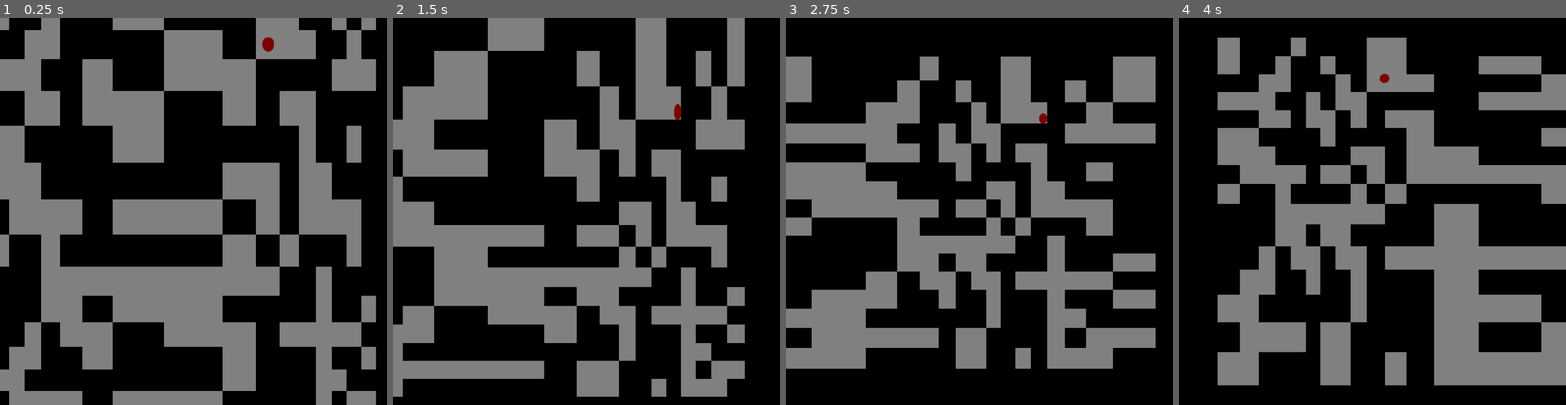
Above: before the commit, frames 1-4 (left to right).
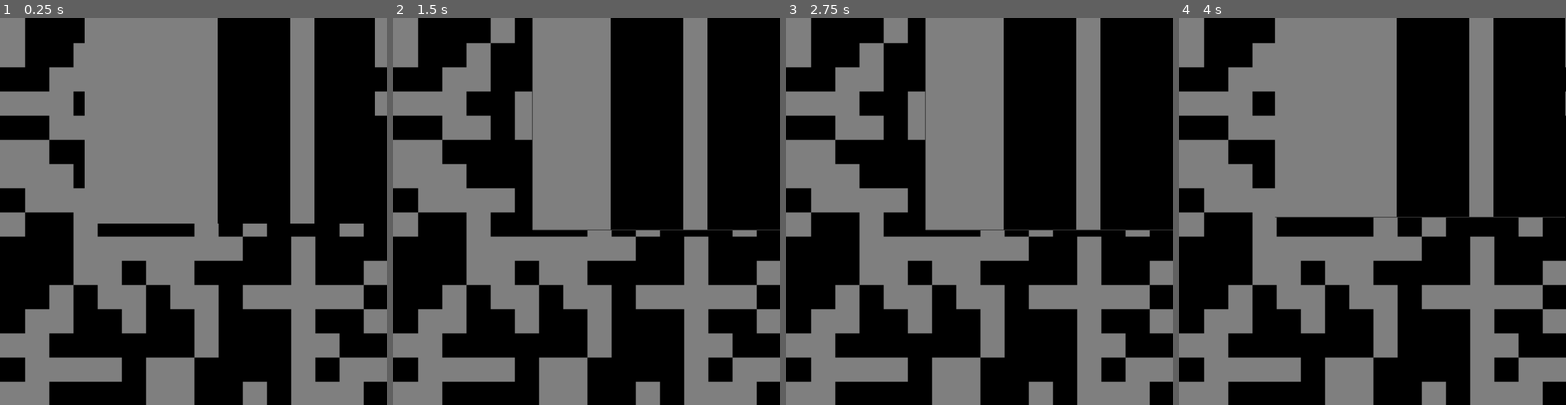
Above: after the commit, the same moments.

Repository: Bonfirium/maze_squeezer
Game: Godot game, scene res://scenes/player.tscn
Two runs of this game, one before a commit and one after it. Both use one fixed random seed, a clock stepped at 60 frames per second and the inputs below.
Inputs:
- Up to frame 1 (0.25 s): no input
- Up to frame 2 (1.5 s): hold D 0.53-1.28 s; hold S from 1.28 s (still down)
- Up to frame 3 (2.75 s): release S at 2.03 s; hold D from 2.03 s (still down)
- Up to frame 4 (4 s): release D at 2.78 s; hold W 2.78-3.53 s; hold A from 3.53 s (still down)

The runs differ from the first frame. In frame 1, 51% of the frame differs, in the area x 0-100%, y 0-100%; in frame 2, 48%; in frame 3, 47%; in frame 4, 51%.

Commit message:
Done viewporting

Diff:
--- a/scenes/player.tscn
+++ b/scenes/player.tscn
@@ -1,51 +1,37 @@
-[gd_scene load_steps=8 format=2]
+[gd_scene load_steps=12 format=2]
 
 [ext_resource path="res://scripts/Root.gd" type="Script" id=1]
 [ext_resource path="res://scripts/Game.gd" type="Script" id=2]
 [ext_resource path="res://scripts/Map.gd" type="Script" id=3]
 [ext_resource path="res://scripts/Player.gd" type="Script" id=4]
-[ext_resource path="res://shaders/junkie.shader" type="Shader" id=5]
+[ext_resource path="res://scripts/Deplacer.gd" type="Script" id=5]
+[ext_resource path="res://shaders/deplacer.shader" type="Shader" id=6]
+[ext_resource path="res://assets/images/_.png" type="Texture" id=7]
+[ext_resource path="res://shaders/deplacement.shader" type="Shader" id=8]
 
-[sub_resource type="ShaderMaterial" id=3]
+[sub_resource type="ShaderMaterial" id=5]
 
 render_priority = 0
-shader = ExtResource( 5 )
+shader = ExtResource( 6 )
 
-[sub_resource type="ViewportTexture" id=1]
+[sub_resource type="ShaderMaterial" id=7]
+
+render_priority = 0
+shader = ExtResource( 8 )
+_sections_unfolded = [ "shader_param" ]
+
+[sub_resource type="ViewportTexture" id=8]
 
 resource_local_to_scene = true
 flags = 0
-viewport_path = NodePath("Game")
+viewport_path = NodePath("Deplacer")
 
 [node name="Root" type="Node" index="0"]
 
 script = ExtResource( 1 )
 
-[node name="Game" type="Viewport" parent="." index="0"]
+[node name="Game" type="Node" parent="." index="0"]
 
-arvr = false
-size = Vector2( 1024, 1024 )
-own_world = false
-world = null
-transparent_bg = false
-msaa = 0
-hdr = true
-disable_3d = true
-usage = 0
-debug_draw = 0
-render_target_v_flip = true
-render_target_clear_mode = 0
-render_target_update_mode = 3
-audio_listener_enable_2d = false
-audio_listener_enable_3d = false
-physics_object_picking = false
-gui_disable_input = false
-gui_snap_controls_to_pixels = true
-shadow_atlas_size = 0
-shadow_atlas_quad_0 = 2
-shadow_atlas_quad_1 = 2
-shadow_atlas_quad_2 = 3
-shadow_atlas_quad_3 = 4
 script = ExtResource( 2 )
 _sections_unfolded = [ "GUI", "Render Target", "Rendering" ]
 width = 16
@@ -63,18 +49,18 @@
 [node name="Deplacer" type="Viewport" parent="." index="1"]
 
 arvr = false
-size = Vector2( 0, 0 )
+size = Vector2( 1024, 1024 )
 own_world = false
 world = null
 transparent_bg = false
 msaa = 0
 hdr = true
-disable_3d = false
-usage = 2
+disable_3d = true
+usage = 0
 debug_draw = 0
 render_target_v_flip = false
 render_target_clear_mode = 0
-render_target_update_mode = 2
+render_target_update_mode = 3
 audio_listener_enable_2d = false
 audio_listener_enable_3d = false
 physics_object_picking = false
@@ -85,12 +71,19 @@
 shadow_atlas_quad_1 = 2
 shadow_atlas_quad_2 = 3
 shadow_atlas_quad_3 = 4
+script = ExtResource( 5 )
+_sections_unfolded = [ "Render Target", "Rendering" ]
 
-[node name="Sprite" type="Sprite" parent="Deplacer" index="0"]
+[node name="PlayerDeplace" type="Sprite" parent="Deplacer" index="0"]
+
+material = SubResource( 5 )
+scale = Vector2( 24, 24 )
+texture = ExtResource( 7 )
+_sections_unfolded = [ "Material", "Transform" ]
 
 [node name="PostProcessor" type="Sprite" parent="." index="2"]
 
-material = SubResource( 3 )
+material = SubResource( 7 )
 position = Vector2( 512, 512 )
-texture = SubResource( 1 )
-_sections_unfolded = [ "Material", "Transform" ]
+texture = SubResource( 8 )
+_sections_unfolded = [ "Material", "Transform", "Visibility" ]
--- /dev/null
+++ b/scripts/Deplacer.gd
@@ -0,0 +1,9 @@
+extends Viewport
+
+var player
+
+func _ready():
+	pass
+
+func _process(delta):
+	$PlayerDeplace.position = player.position
--- a/scripts/Root.gd
+++ b/scripts/Root.gd
@@ -2,8 +2,7 @@
 
 func _ready():
 	var player = $Game.player
-	print(player.position)
-	pass
+	$Deplacer.player = player
 
 func _process(delta):
 	pass
--- /dev/null
+++ b/shaders/deplacement.shader
@@ -0,0 +1,11 @@
+shader_type canvas_item;
+
+void fragment() {
+	vec2 orig_pos = vec2(UV.x, 1.0 - UV.y);
+	vec2 deplacement = texture(TEXTURE, orig_pos).rb - 0.5;
+	deplacement.y *= -1.0;
+	vec2 new_pos = orig_pos - deplacement;
+	vec4 color = texture(SCREEN_TEXTURE, new_pos);
+	color.a = 1.0;
+	COLOR = color;
+}
--- /dev/null
+++ b/shaders/deplacer.shader
@@ -0,0 +1,12 @@
+shader_type canvas_item;
+
+void fragment() {
+	float dx = UV.x - 0.5;
+	float dy = UV.y - 0.5;
+	float r = sqrt(dx * dx + dy * dy);
+	if (r > 0.5) {
+		COLOR = vec4(0.5, 0.5, 0.5, 1.0);
+		return;
+	}
+	COLOR = vec4(UV.x, 0.0, UV.y, 1.0 - sin(r * 3.1415926535));
+}
Binary file added: assets/images/_.png
Not shown, added: assets/images/_.png.import
